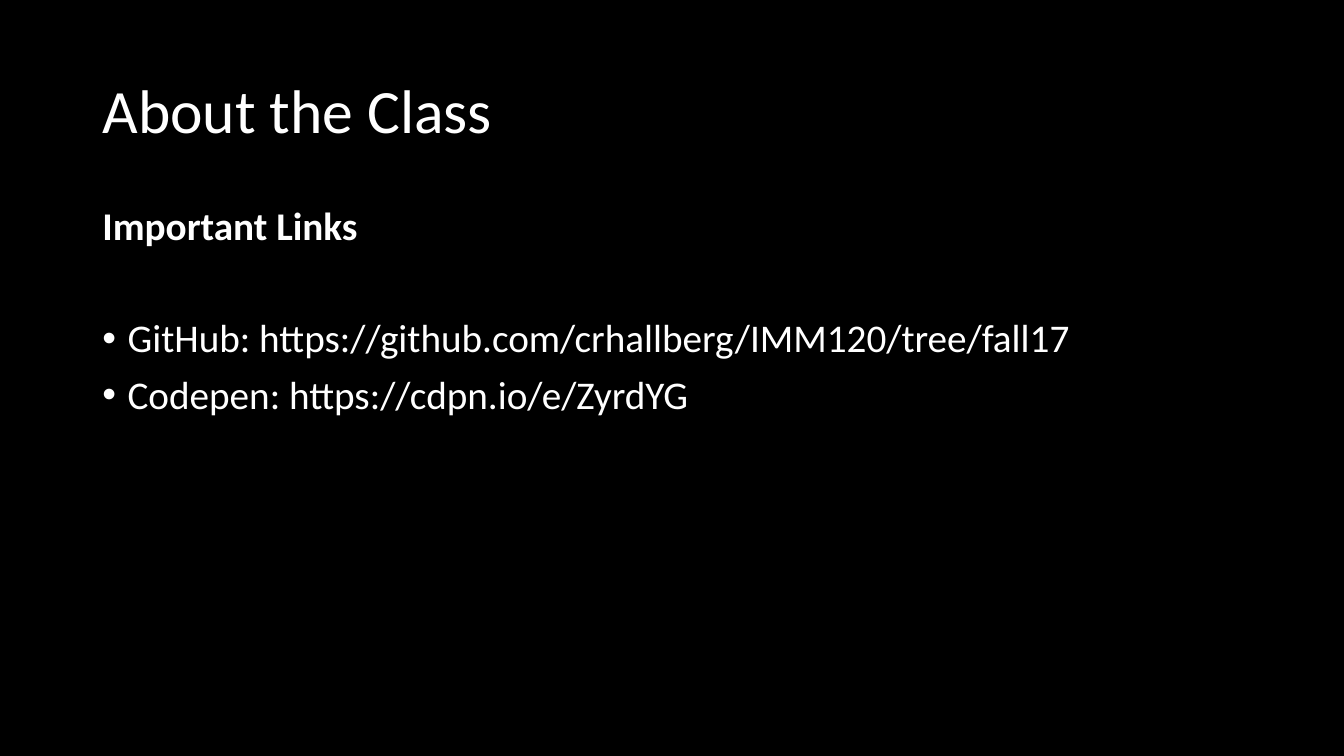
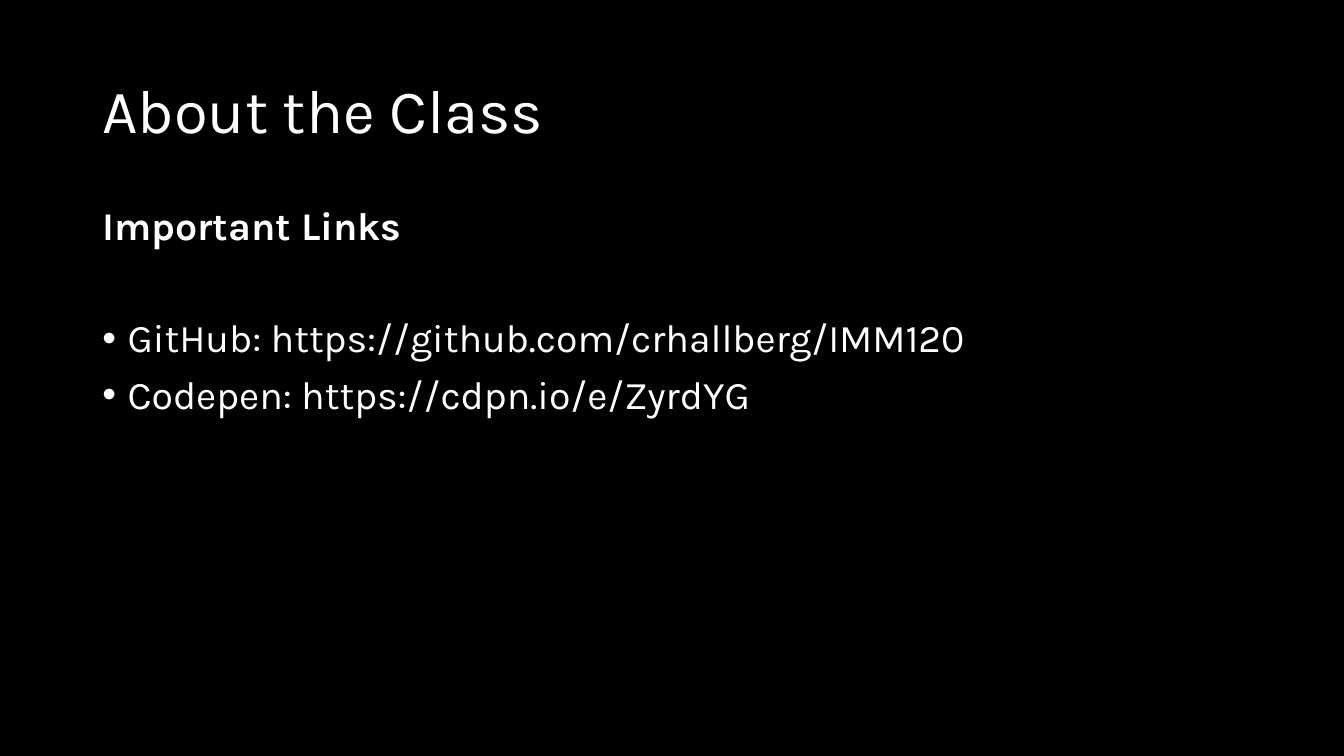
Before and after one commit to crhallberg/IMM120, a slide deck: slide 5 of Presentations/Sept 5 - Class 1.pptx. Drawn at 1344x756 pixels with LibreOffice and Linux fonts; fonts in the diff are those of the drawing. Boxes give left, top, right and bottom in pixels: in the first picture for what was removed or moved away, otherwise in the second. Text is boxed around its words. In the diff, an @@ line names an element or a change of style, - is before the commit and + after.

Commit message:
Presentation style. Hell yes.

```diff
--- a/Presentations/Sept 5 - Class 1.pptx
+++ b/Presentations/Sept 5 - Class 1.pptx
@@ title "About the Class" at (x1=102, y1=91, x2=543, y2=134): font Calibri to Karla @@
@@ text at (x1=102, y1=212, x2=750, y2=419): font Calibri to Karla in "Important Links", "Codepen: https://cdpn.io/e/ZyrdYG" @@
@@ text at (x1=128, y1=323, x2=965, y2=362): text changed; font Calibri to Karla @@
-• GitHub: https://github.com/crhallberg/IMM120/tree/fall17
+• GitHub: https://github.com/crhallberg/IMM120
```
Also in this commit, not shown: 16 other slides changed, 1 slide removed.
